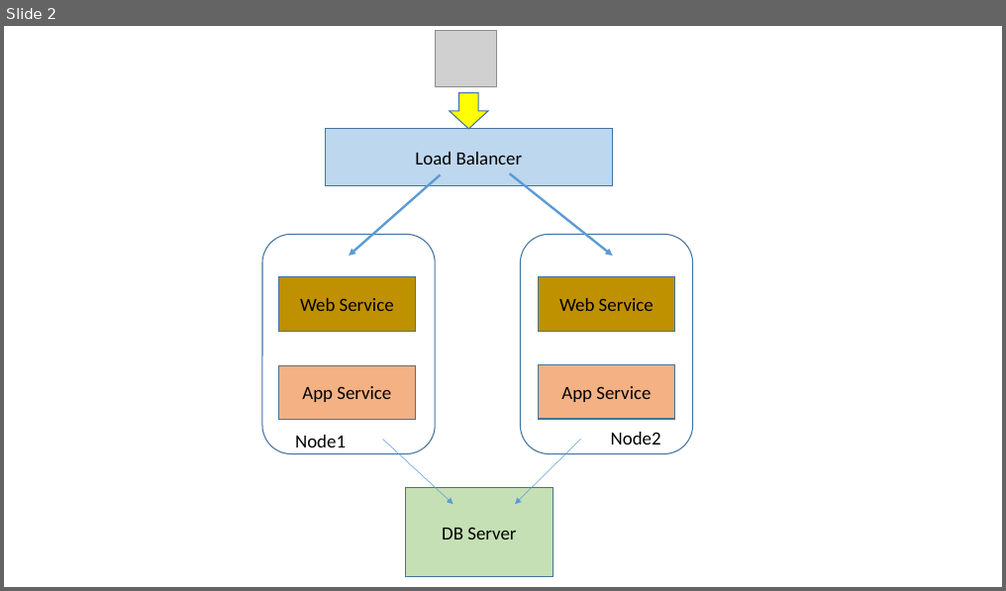
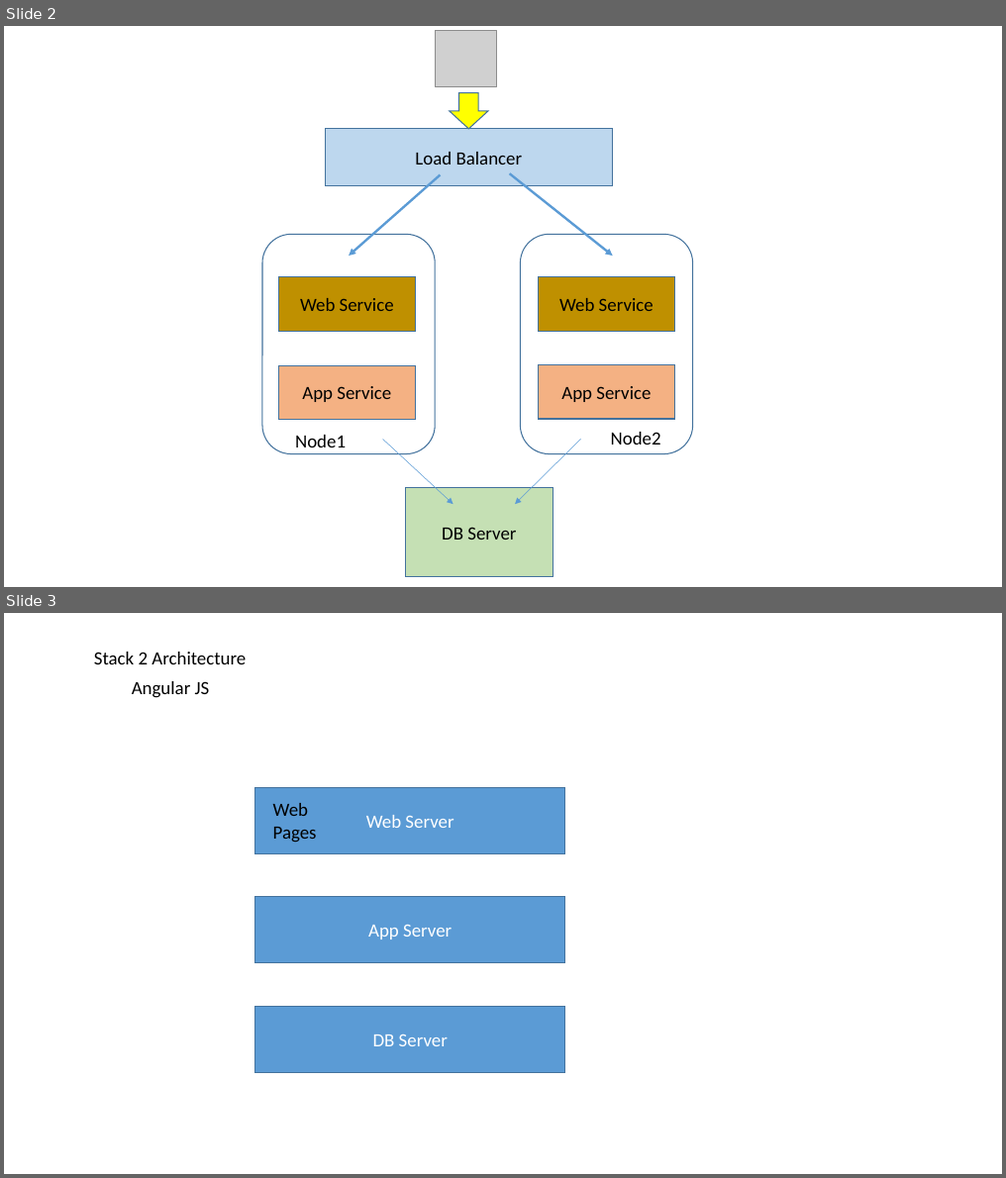
Before and after one commit to cit-aliqui/PPT, a slide deck: Architecture.pptx. Shown one above the other, each under a label of ours: slide 2 before the commit, slides 2 and 3 after it. The pictures are 1006x591 and 1006x1178 pixels, drawn with LibreOffice and Linux fonts; fonts in the diff are those of the drawing; grey boxes stand for pictures. Boxes give left, top, right and bottom in pixels: in the first picture for what was removed or moved away, otherwise in the second. Text is boxed around its words. In the diff, an @@ line names an element or a change of style, - is before the commit and + after.

```diff
--- a/Architecture.pptx
+++ b/Architecture.pptx
@@ slide 3 added at (4,613,1002,1174), background #FFFFFF @@
@@ text added at (94,652,246,664), 18 pt, text #000000 @@
+Stack 2 Architecture
@@ text added at (132,681,210,698), 18 pt, text #000000 @@
+Angular JS
@@ rectangle added at (255,787,565,854), fill #5B9BD5, outline #43739E 1 pt, 18 pt, text #FFFFFF @@
+Web Server
@@ text added at (273,803,317,843), 18 pt, text #000000 @@
+Web
+Pages
@@ rectangle added at (255,897,565,963), fill #5B9BD5, outline #43739E 1 pt, 18 pt, text #FFFFFF @@
+App Server
@@ rectangle added at (255,1007,565,1073), fill #5B9BD5, outline #43739E 1 pt, 18 pt, text #FFFFFF @@
+DB Server
```
Also in this commit, not shown: 2 other files.
